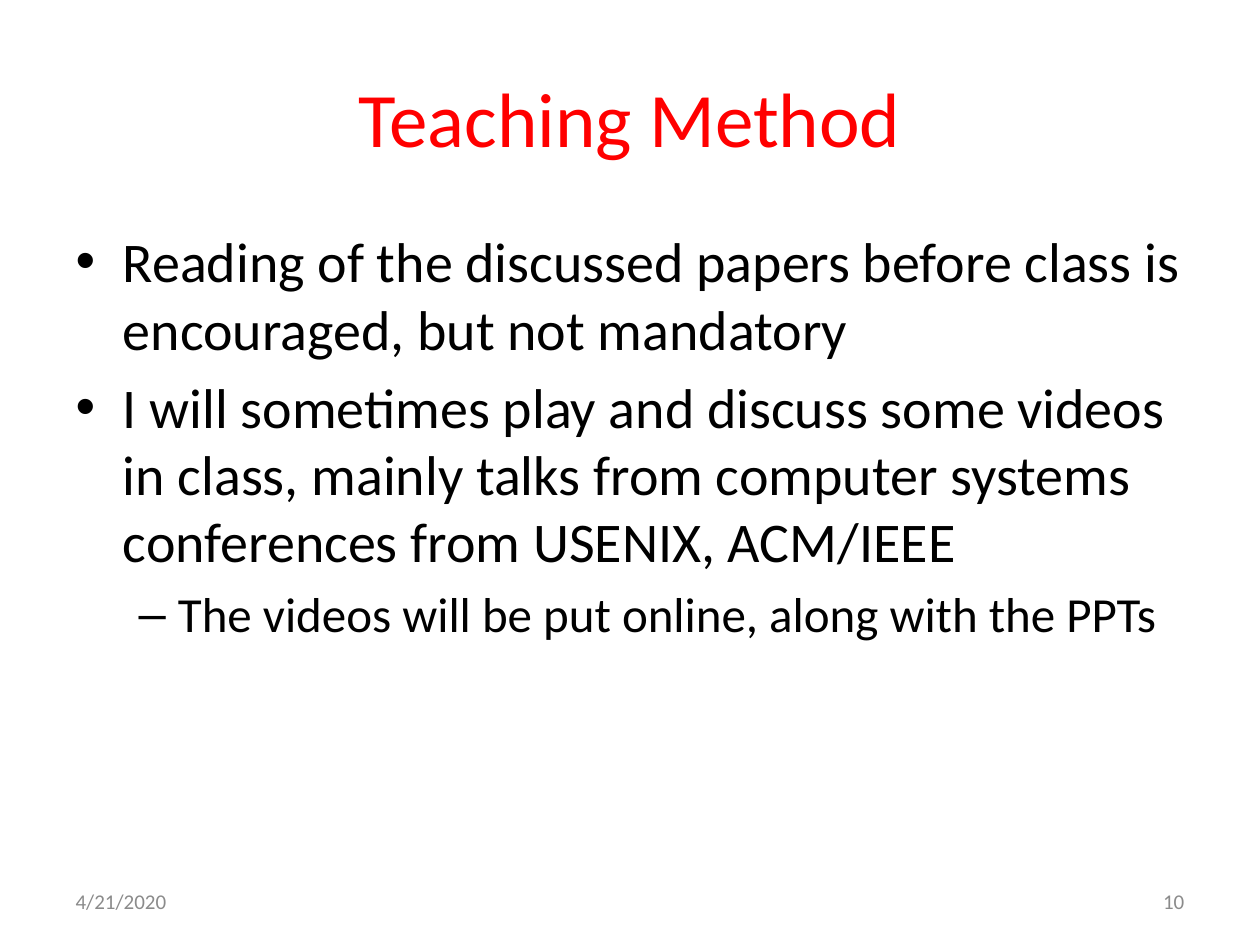
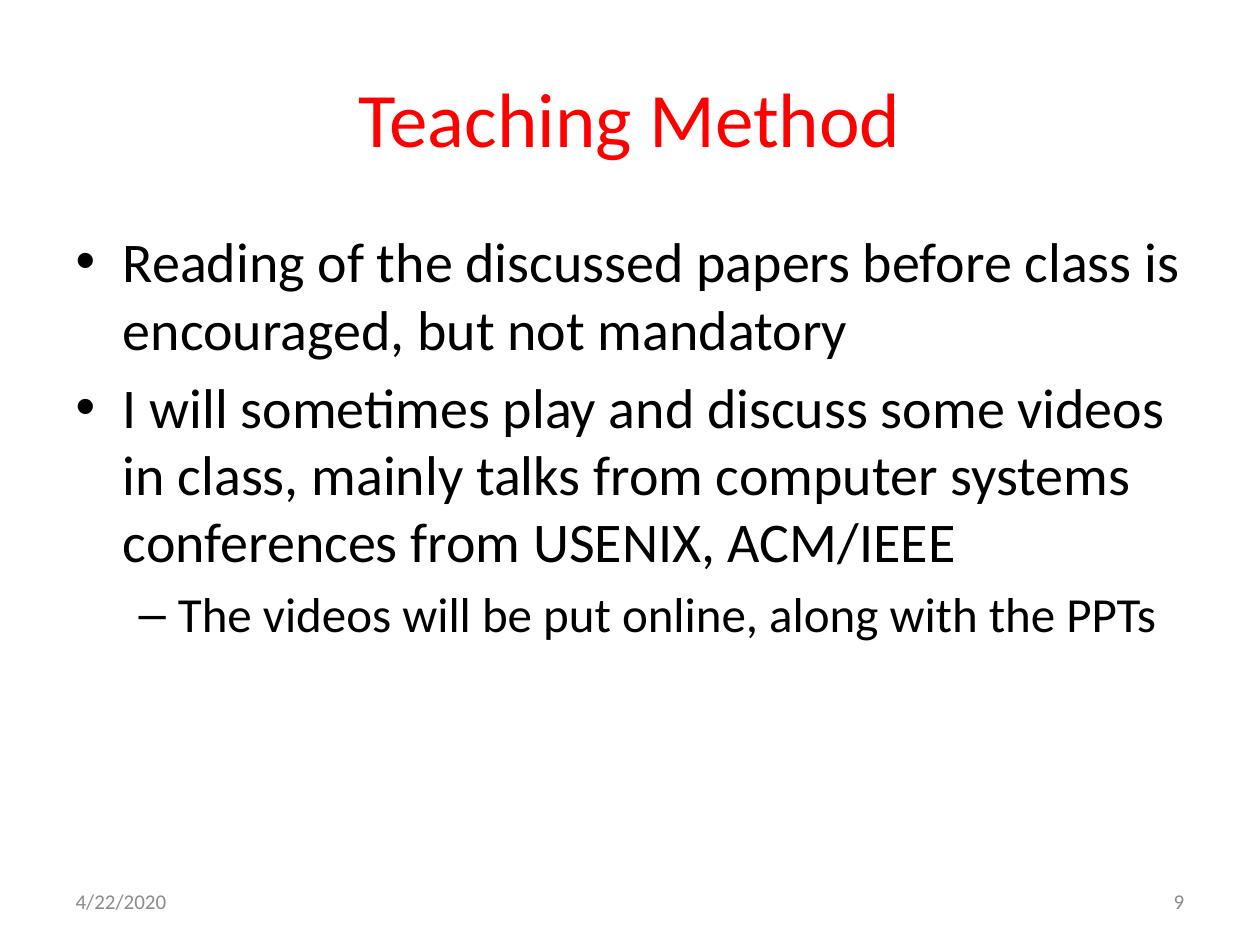
Before and after one commit to gulaoshi/gu.github.io, a slide deck: slide 9 of AdvOS/PPT+papers/L00-CourseIntro.pptx (slide 10 before the commit). Drawn at 1260x945 pixels with LibreOffice and Linux fonts; fonts in the diff are those of the drawing. Boxes give left, top, right and bottom in pixels: in the first picture for what was removed or moved away, otherwise in the second. Text is boxed around its words. In the diff, an @@ line names an element or a change of style, - is before the commit and + after.

```diff
--- a/AdvOS/PPT+papers/L00-CourseIntro.pptx
+++ b/AdvOS/PPT+papers/L00-CourseIntro.pptx
@@ text at <box>76,894,167,910</box>: text changed @@
-4/21/2020
+4/22/2020
@@ page number at <box>1174,895,1185,909</box>: text changed @@
-10
+9
```
Also in this commit, not shown: 6 other slides changed, 1 slide removed.
